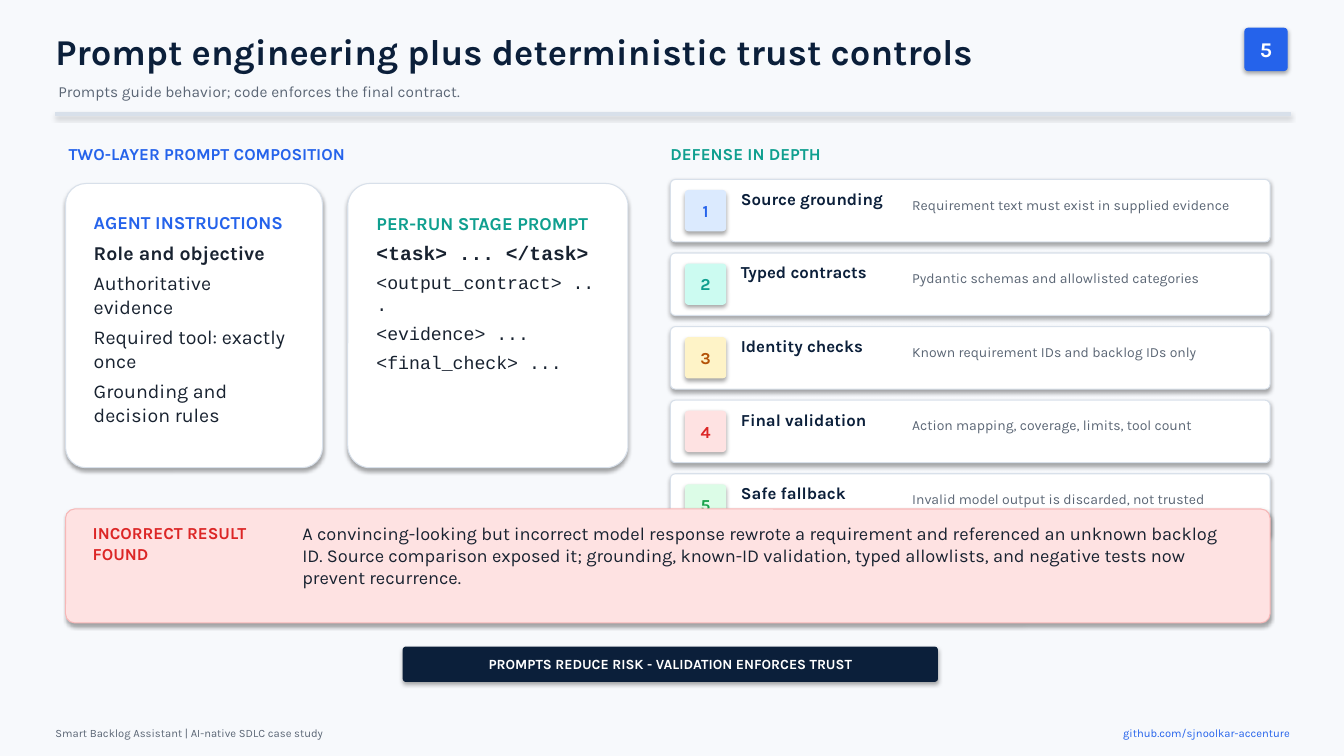
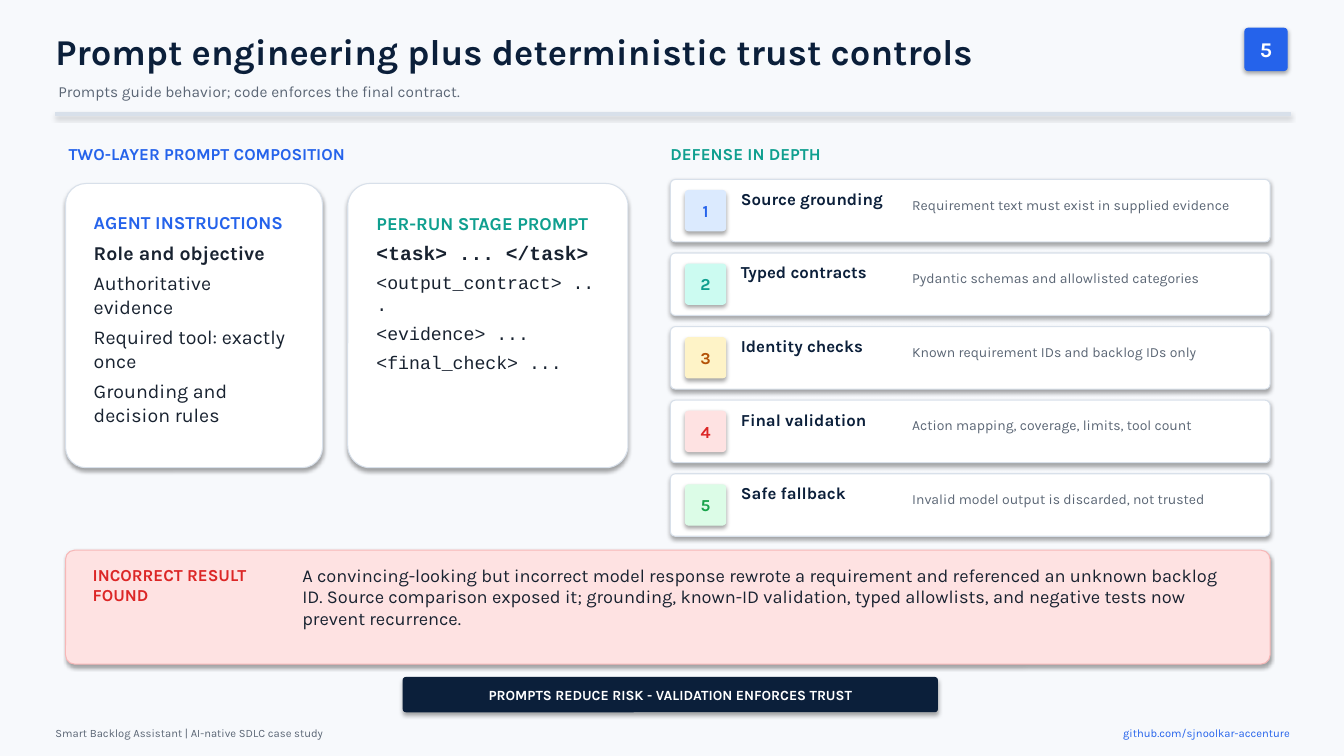
Before and after one commit to sjnoolkar-accenture/Smart-Backlog-Assistant, a slide deck: slide 5 of Smart_Backlog_Assistant_Case_Study.pptx. Drawn at 1344x756 pixels with LibreOffice and Linux fonts; fonts in the diff are those of the drawing. Boxes give left, top, right and bottom in pixels: in the first picture for what was removed or moved away, otherwise in the second. Text is boxed around its words. In the diff, an @@ line names an element or a change of style, - is before the commit and + after.

Commit message:
Updated pptx

```diff
--- a/Smart_Backlog_Assistant_Case_Study.pptx
+++ b/Smart_Backlog_Assistant_Case_Study.pptx
@@ 2 texts, 1 rounded rectangle: place and size @@
-2 texts, 1 rounded rectangle at (66,509,1270,623)
+2 texts, 1 rounded rectangle at (66,551,1270,664)
@@ rounded rectangle "PROMPTS REDUCE RISK - VALIDATION ...": place and size @@
-rounded rectangle "PROMPTS REDUCE RISK - VALIDATION ..." at (403,647,938,682)
+rounded rectangle "PROMPTS REDUCE RISK - VALIDATION ..." at (403,678,938,712)
```
Also in this commit, not shown: 1 other slide changed, 1 slide added.
